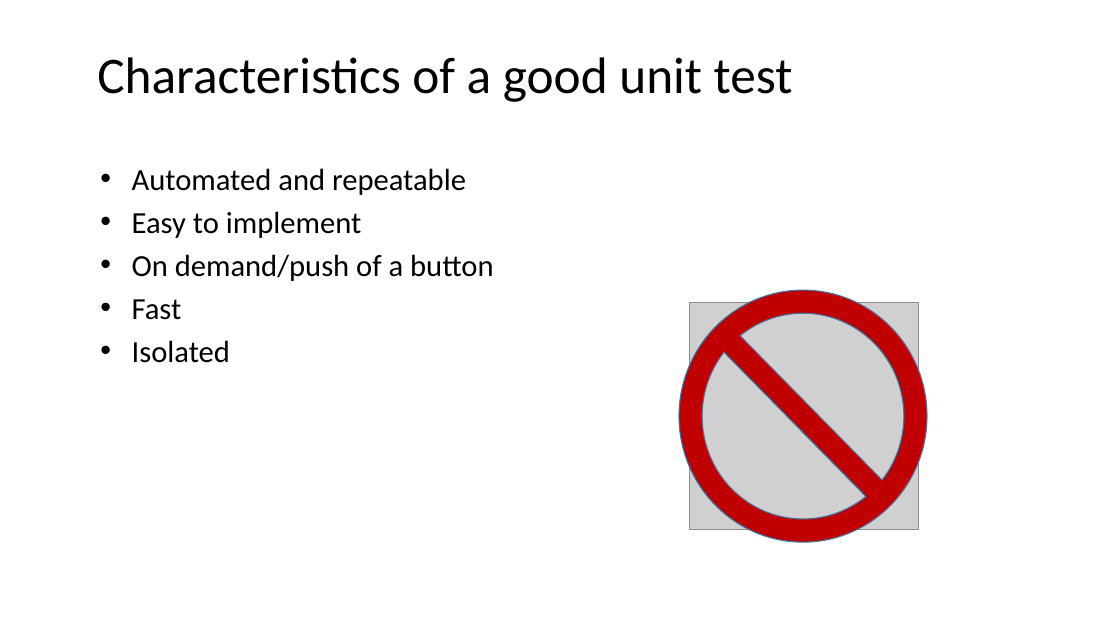
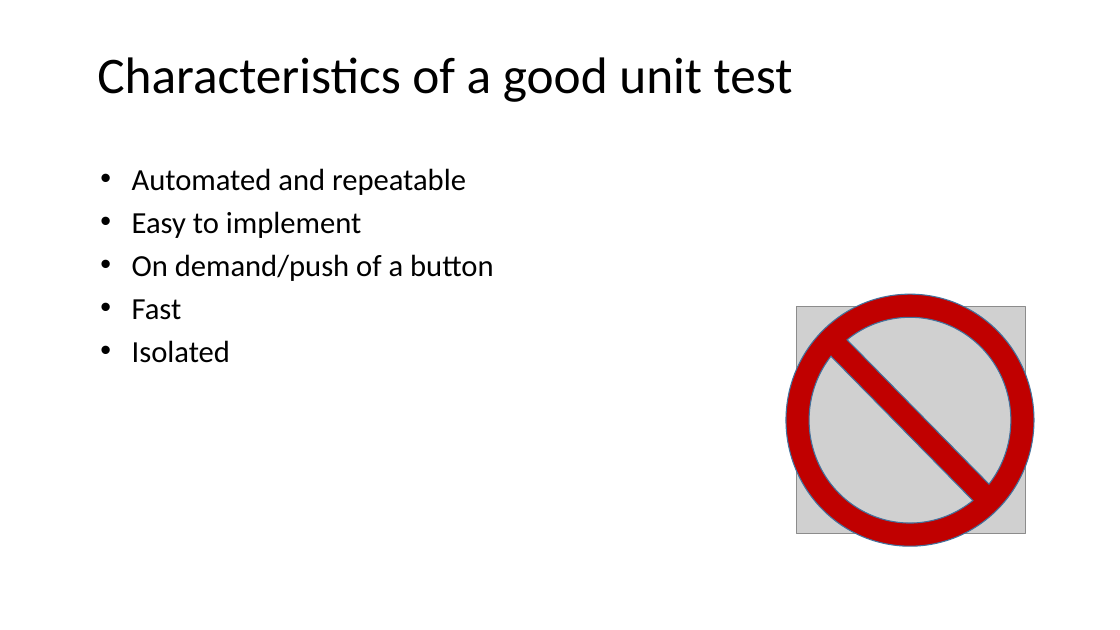
Before and after one commit to kburnell/TestDrivingASP.NETMVC, a slide deck: slide 13 of TestDrivingASP.NETMVC_Widescreen.pptx. Drawn at 1120x630 pixels with LibreOffice and Linux fonts; fonts in the diff are those of the drawing; grey boxes stand for pictures; background and template pictures are left out. Boxes give left, top, right and bottom in pixels: in the first picture for what was removed or moved away, otherwise in the second. Text is boxed around its words. In the diff, an @@ line names an element or a change of style, - is before the commit and + after.

```diff
--- a/TestDrivingASP.NETMVC_Widescreen.pptx
+++ b/TestDrivingASP.NETMVC_Widescreen.pptx
@@ no-entry sign: place and size @@
-no-entry sign at [679, 290, 927, 542]
+no-entry sign at [786, 295, 1034, 547]
@@ picture: place and size @@
-picture at [690, 302, 919, 529]
+picture at [796, 306, 1025, 533]
```
Also in this commit, not shown: 12 other slides changed, 2 other files.
